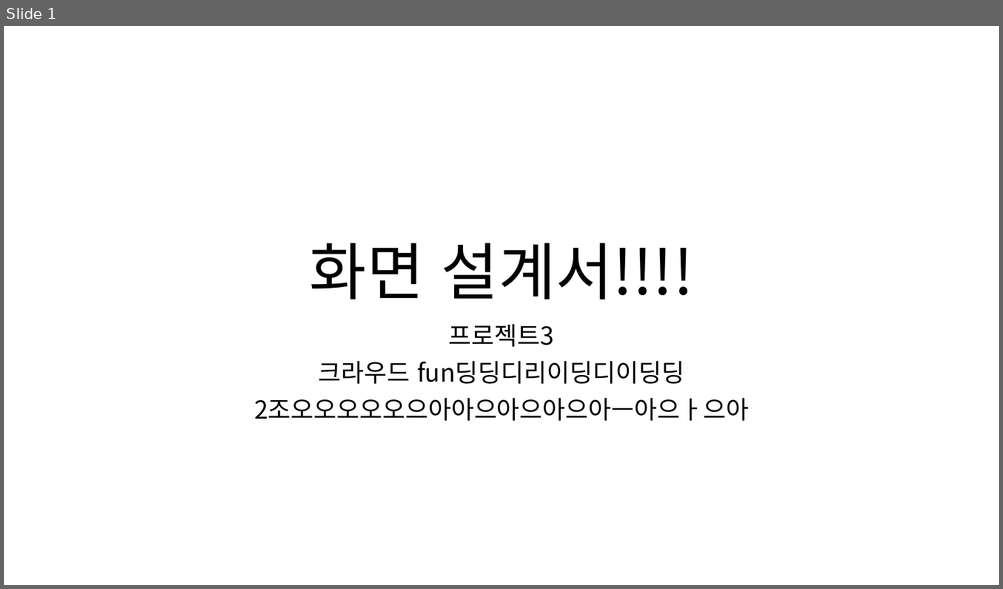
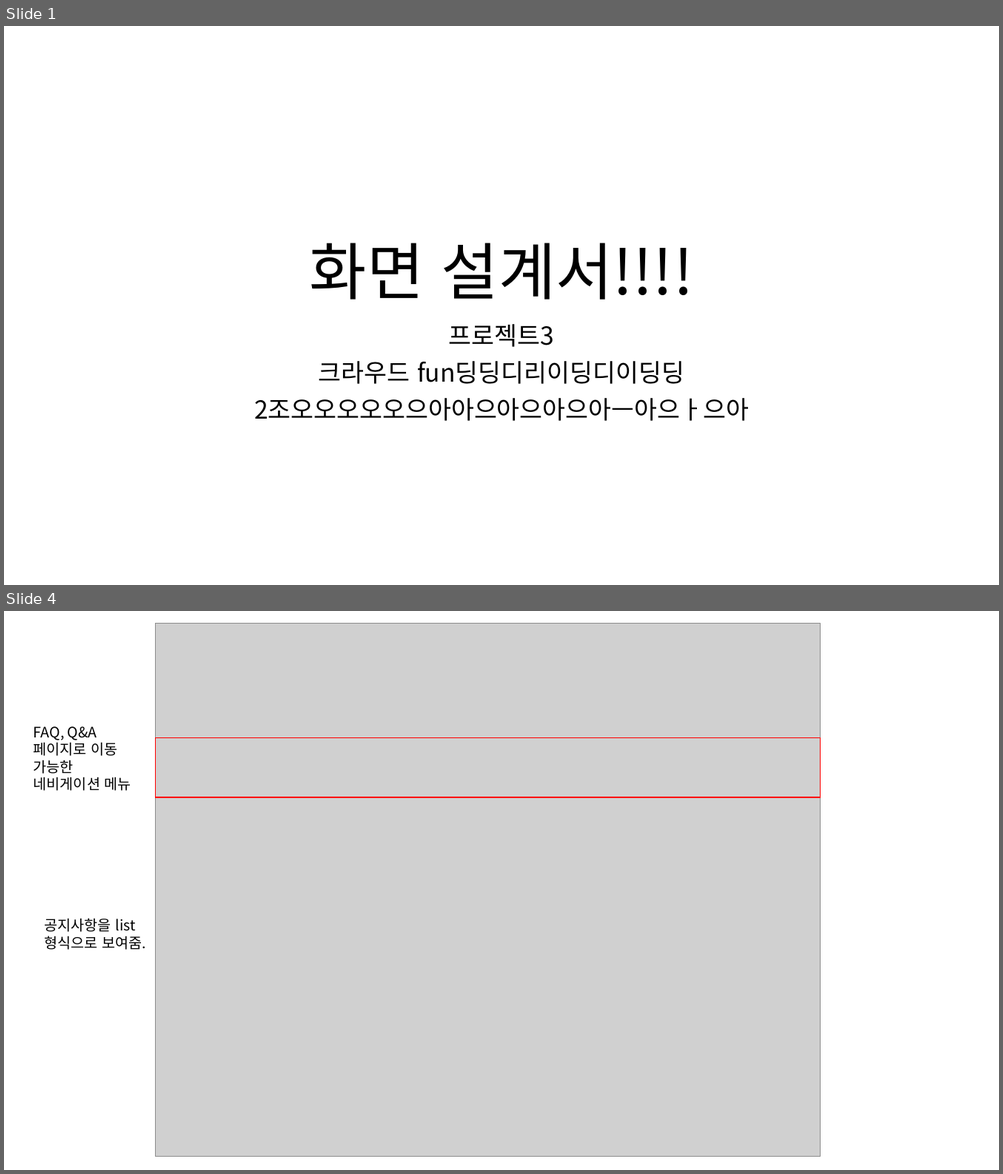
Before and after one commit to ezenteam2/RentalEquip, a slide deck: 0 발표용 파워포인트/0313 2차발표/0313 project04 - 파워포인트 - 형준.pptx. Shown one above the other, each under a label of ours: slide 1 before the commit, slides 1 and 4 after it; the slides between them are not shown. The pictures are 1003x589 and 1003x1174 pixels, drawn with LibreOffice and Linux fonts; fonts in the diff are those of the drawing; grey boxes stand for pictures. Boxes give left, top, right and bottom in pixels: in the first picture for what was removed or moved away, otherwise in the second. Text is boxed around its words. In the diff, an @@ line names an element or a change of style, - is before the commit and + after.

```diff
--- a/0 발표용 파워포인트/0313 2차발표/0313 project04 - 파워포인트 - 형준.pptx
+++ b/0 발표용 파워포인트/0313 2차발표/0313 project04 - 파워포인트 - 형준.pptx
@@ slide 4 added at (x1=4, y1=611, x2=999, y2=1170), background #FFFFFF @@
@@ picture added at (x1=156, y1=624, x2=820, y2=1157) @@
@@ text added at (x1=34, y1=726, x2=131, y2=791), 14 pt, text #000000 @@
+FAQ, Q&A페이지로 이동 가능한 네비게이션 메뉴
@@ rectangle added at (x1=156, y1=738, x2=820, y2=797), outline #FF0000 1 pt @@
@@ text added at (x1=45, y1=918, x2=146, y2=950), 14 pt, text #000000 @@
+공지사항을 list형식으로 보여줌.
```
Also in this commit, not shown: 15 other slides added.
